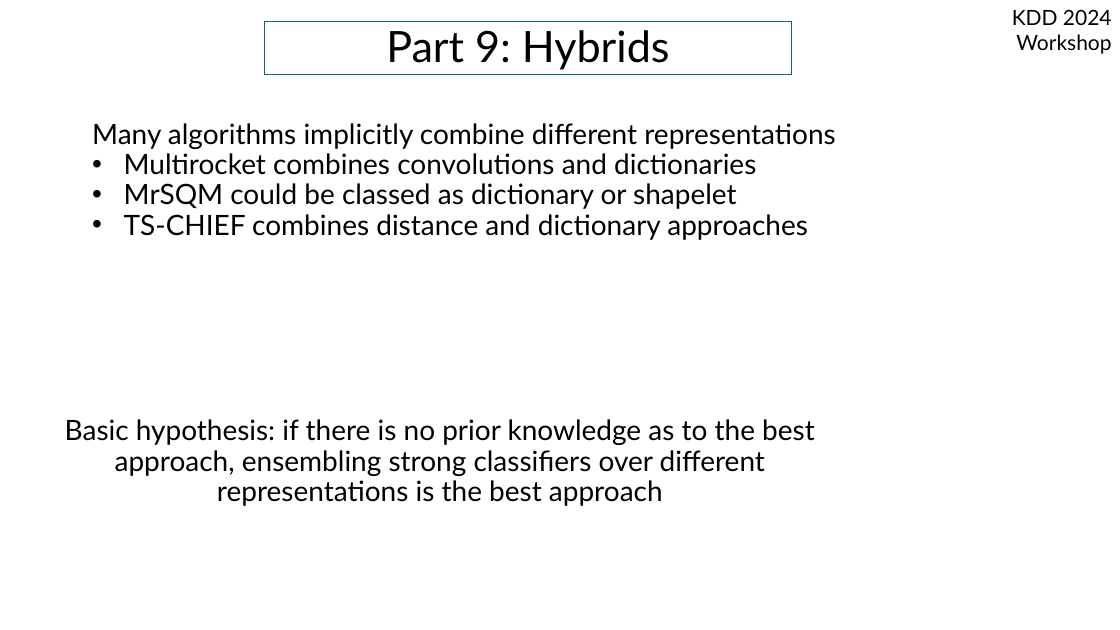
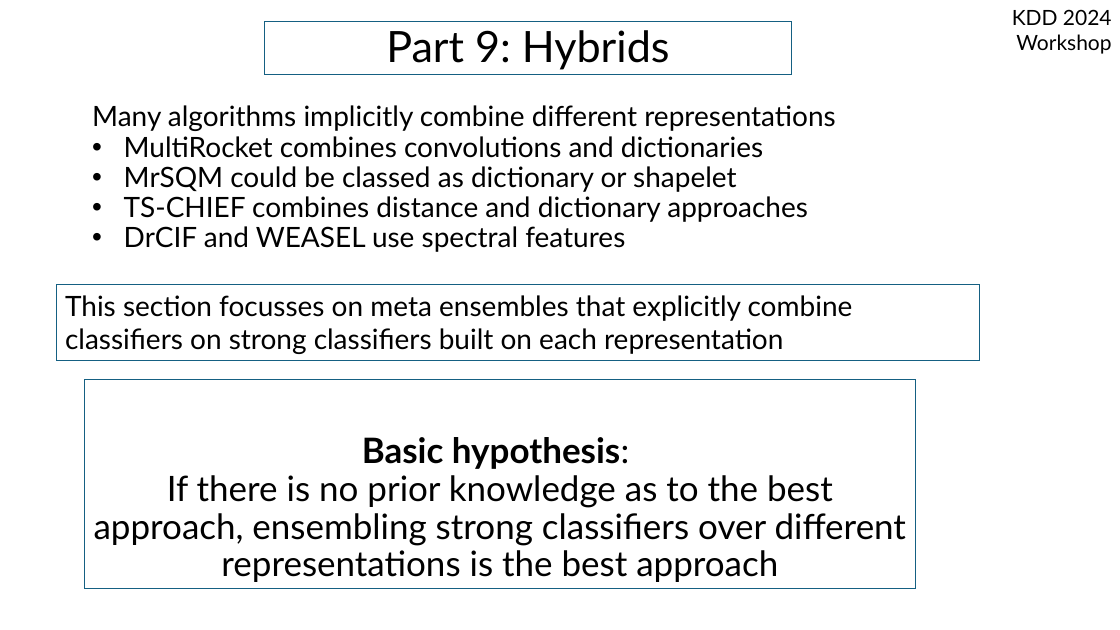
Before and after one commit to aeon-toolkit/aeon-tutorials, a slide deck: slide 2 of KDD-2024/Slides/part9_hybrids.pptx. Drawn at 1120x630 pixels with LibreOffice and Linux fonts; fonts in the diff are those of the drawing. Boxes give left, top, right and bottom in pixels: in the first picture for what was removed or moved away, otherwise in the second. Text is boxed around its words. In the diff, an @@ line names an element or a change of style, - is before the commit and + after.

Commit message:
shapelets etc

```diff
--- a/KDD-2024/Slides/part9_hybrids.pptx
+++ b/KDD-2024/Slides/part9_hybrids.pptx
@@ text "Many algorithms implicitly combine different ...": place and size @@
-text "Many algorithms implicitly combine different ..." at [92,123,835,240]
+text "Many algorithms implicitly combine different ..." at [92,105,835,252]
@@ text at [124,136,763,158]: text changed @@
-• Multirocket combines convolutions and dictionaries
+• MultiRocket combines convolutions and dictionaries
@@ text at [124,226,625,252]: paragraph added @@
+• DrCIF and WEASEL use spectral features
@@ rectangle added at [57,284,980,360], outline #156082 0.75 pt, 24 pt, text #000000 @@
+This section focusses on meta ensembles that explicitly combine classifiers on strong classifiers built on each representation
@@ rectangle "Basic hypothesis:": place and size @@
-rectangle "Basic hypothesis:" at [65,419,815,506]
+rectangle "Basic hypothesis:" at [85,379,916,589]
@@ rectangle "Basic hypothesis:" at [85,379,916,589]: outline none to #156082 0.75 pt @@
@@ text in rectangle at [94,437,906,582]: text changed; size 24 to 30 pt @@
-Basic hypothesis: if there is no prior knowledge as to the best approach, ensembling strong classifiers over different representations is the best approach
+Basic hypothesis:
+If there is no prior knowledge as to the best approach, ensembling strong classifiers over different representations is the best approach
```
Also in this commit, not shown: 2 other slides changed, 5 slides added, 4 slides removed, 2 other files.
